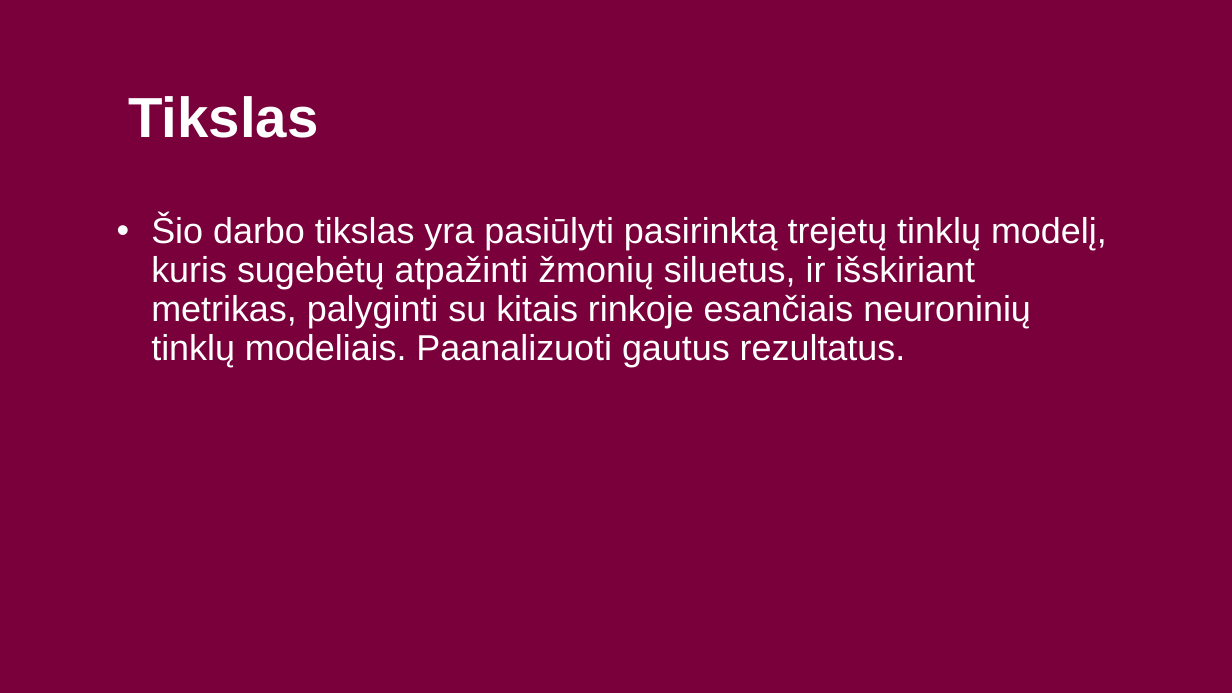
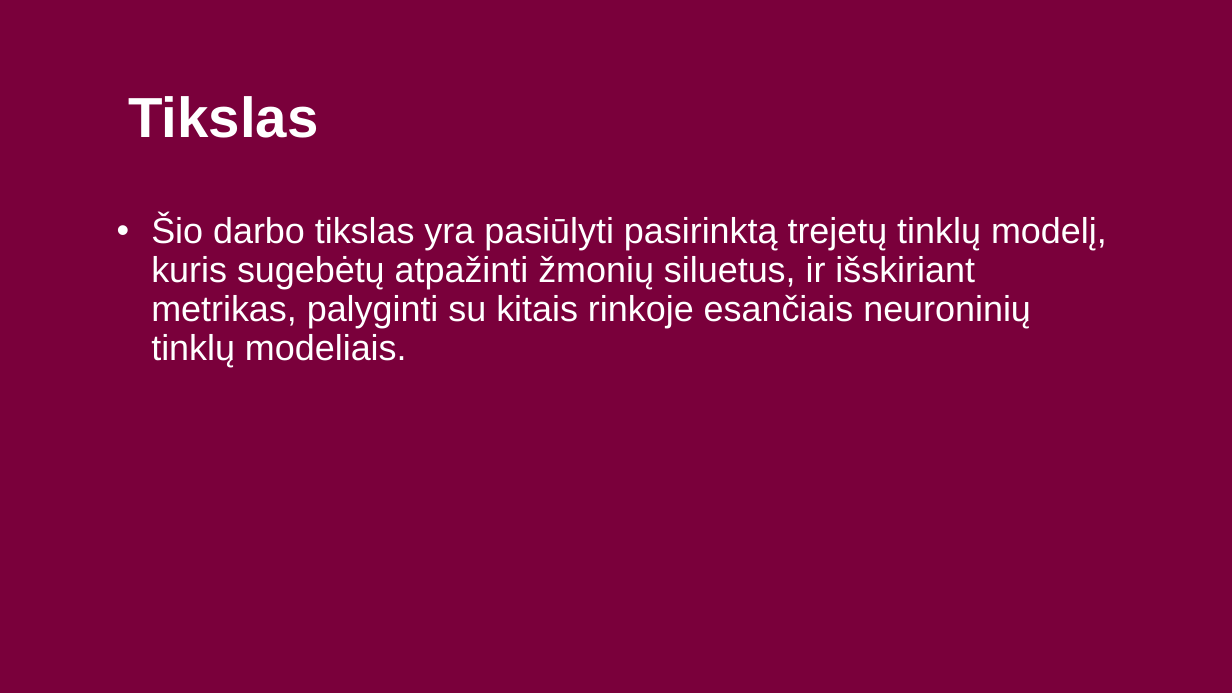
Before and after one commit to butkandrius/kursinis, a slide deck: slide 3 of Presentation/Detalus vaizdų panašumas naudojant trejetų tinklus.pptx. Drawn at 1232x693 pixels with LibreOffice and Linux fonts; fonts in the diff are those of the drawing; background and template pictures are left out. Boxes give left, top, right and bottom in pixels: in the first picture for what was removed or moved away, otherwise in the second. Text is boxed around its words. In the diff, an @@ line names an element or a change of style, - is before the commit and + after.

```diff
--- a/Presentation/Detalus vaizdų panašumas naudojant trejetų tinklus.pptx
+++ b/Presentation/Detalus vaizdų panašumas naudojant trejetų tinklus.pptx
@@ text at [151,215,1107,367]: text changed @@
-• Šio darbo tikslas yra pasiūlyti pasirinktą trejetų tinklų modelį, kuris sugebėtų atpažinti žmonių siluetus, ir išskiriant metrikas, palyginti su kitais rinkoje esančiais neuroninių tinklų modeliais. Paanalizuoti gautus rezultatus.
+• Šio darbo tikslas yra pasiūlyti pasirinktą trejetų tinklų modelį, kuris sugebėtų atpažinti žmonių siluetus, ir išskiriant metrikas, palyginti su kitais rinkoje esančiais neuroninių tinklų modeliais.
```
Also in this commit, not shown: 2 other slides changed.
